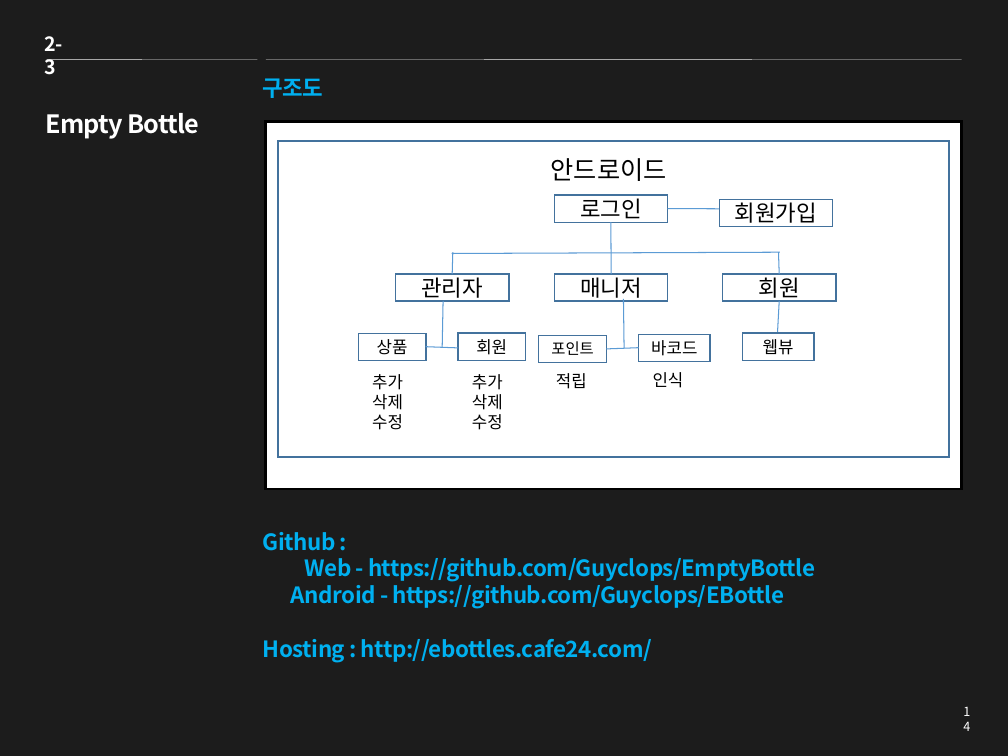
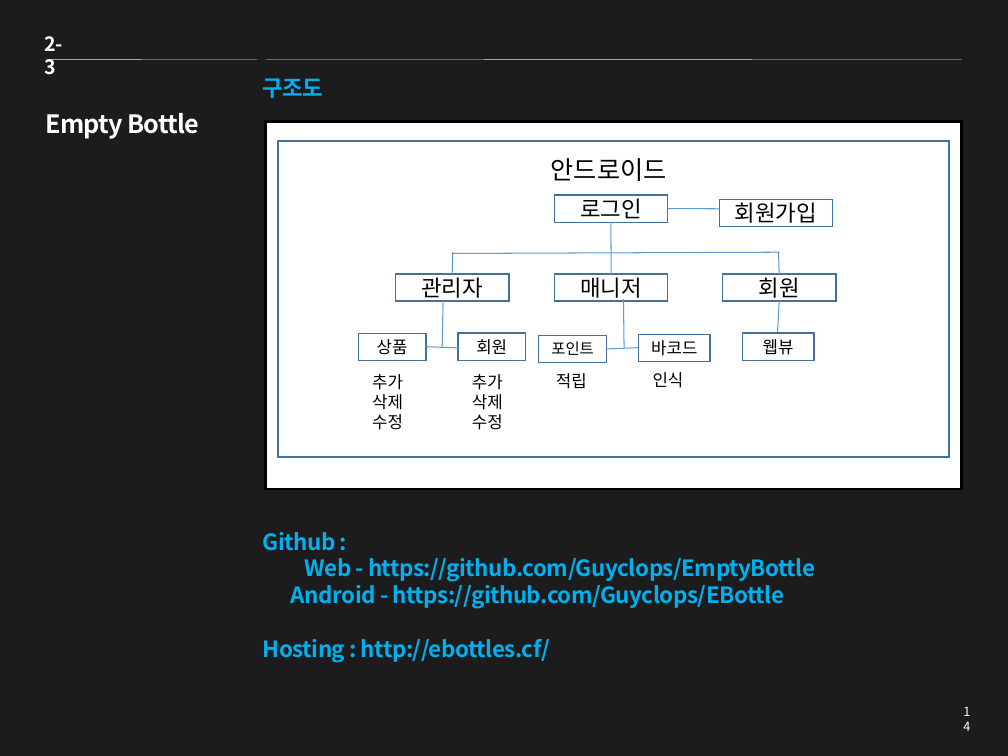
Before and after one commit to Guyclops/Resume, a slide deck: slide 14 of 신준태_이력서&포트폴리오.pptx. Drawn at 1008x756 pixels with LibreOffice and Linux fonts; fonts in the diff are those of the drawing. Boxes give left, top, right and bottom in pixels: in the first picture for what was removed or moved away, otherwise in the second. Text is boxed around its words. In the diff, an @@ line names an element or a change of style, - is before the commit and + after.

Commit message:
20171226 portfolio homepage 추가, ebottles 호스팅 주소 변경

```diff
--- a/신준태_이력서&포트폴리오.pptx
+++ b/신준태_이력서&포트폴리오.pptx
@@ text at <box>263,639,550,663</box>: text changed @@
-Hosting : http://ebottles.cafe24.com/
+Hosting : http://ebottles.cf/
```
Also in this commit, not shown: 2 other slides changed, 1 other file.
